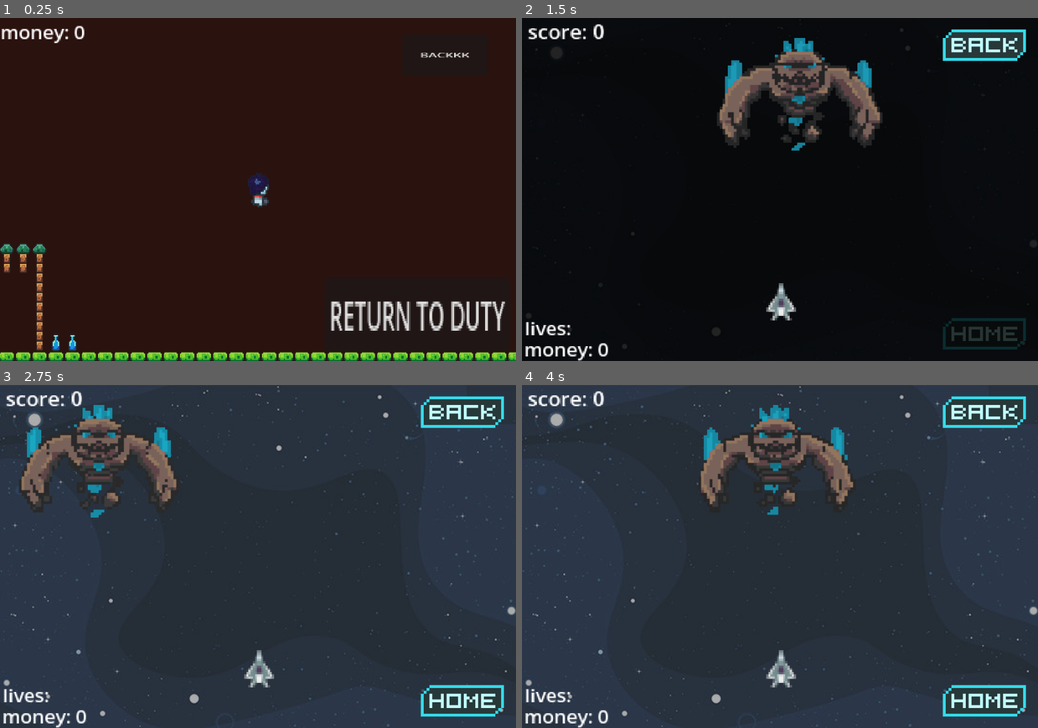
Above: before the commit, frames 1-4 (two rows, left to right).
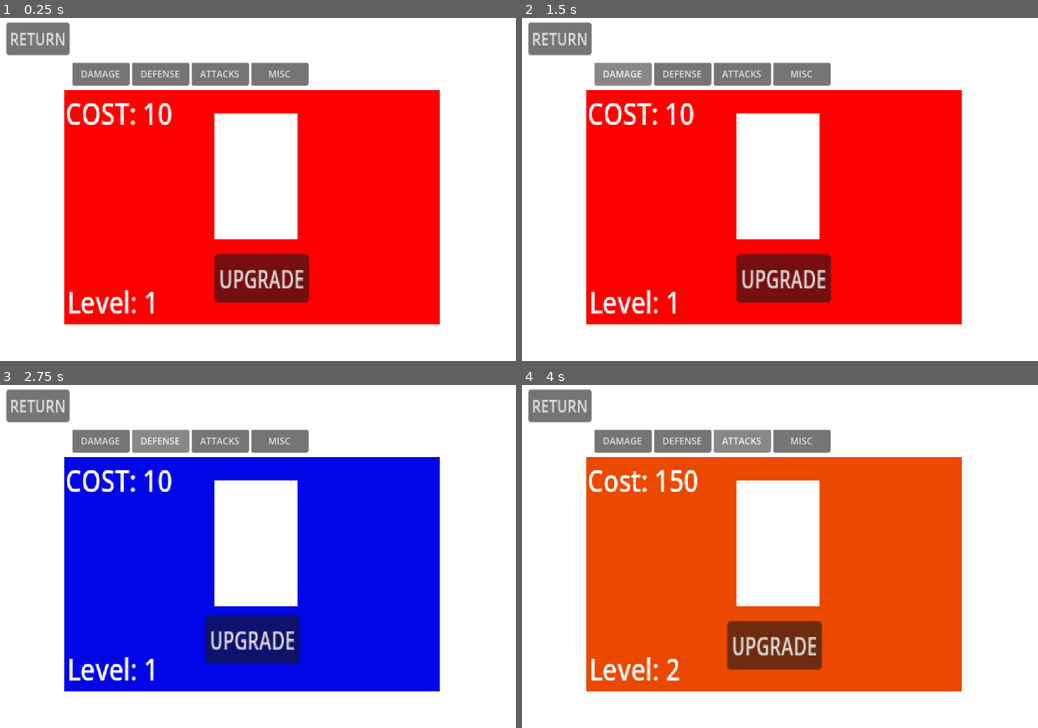
Above: after the commit, the same moments.

Repository: williamhoangbossman/bad-guys-space-shooters
Game: Godot game, scene res://scenes/UIScenes/Menus/upgrade_menu.tscn
Same seed, same stepped clock (60 frames per second), same inputs: the game is played once before the commit and once after it. Before the commit the project starts from res://scenes/MainScenes/PlatformerWorld.tscn.
Inputs (mouse positions are in pixels of both pictures, inside the frame that each line leads up to):
- Up to frame 1 (0.25 s): no input
- Up to frame 2 (1.5 s): click (939, 316) at 0.5 s, where only the run before the commit has a clickable "RETURN TO DUTY"; click (625, 72) at 1.25 s, where only the run after the commit has a clickable "DAMAGE"
- Up to frame 3 (2.75 s): click (159, 439) at 2 s, where only the run after the commit has a clickable "DEFENSE"
- Up to frame 4 (4 s): click (780, 642) at 2.75 s, where only the run after the commit has a clickable "UPGRADE"; click (743, 439) at 3.5 s, where only the run after the commit has a clickable "ATTACKS"

The runs differ from the first frame. In frame 1, 100% of the frame differs, in the area x 0-100%, y 0-100%; in frame 2, 100%; in frame 3, 100%; in frame 4, 100%.

Commit message:
upgradeSystem

Diff:
--- a/Resources/Difficulty/DifficultyData.gd
+++ b/Resources/Difficulty/DifficultyData.gd
@@ -10,7 +10,7 @@
 @export var bullet_freq_max: float = 3.0
 
 @export_category("Player Settings")
-@export var player_max_lives: int = 3
+@export var playerLivesMultiplier: float = 1
 @export var playerBulletSpeedMultiplier: float = 1
 
 @export_category("Economy")
--- a/Resources/Difficulty/Easy.tres
+++ b/Resources/Difficulty/Easy.tres
@@ -5,7 +5,6 @@
 [resource]
 script = ExtResource("1_w2co7")
 enemyMoveSpeedMultiplier = 0.8
-enemyMaxHPMultiplier = 1
-player_max_lives = 5
+playerLivesMultiplier = 1.5
 playerBulletSpeedMultiplier = 1.3
 money_multiplier = 1.5
--- a/Resources/Difficulty/Hard.tres
+++ b/Resources/Difficulty/Hard.tres
@@ -8,6 +8,6 @@
 enemyMaxHPMultiplier = 2
 bullet_freq_min = 0.04
 bullet_freq_max = 0.4
-player_max_lives = 2
+playerLivesMultiplier = 0.6
 playerBulletSpeedMultiplier = 7.5
 money_multiplier = 0.8
--- a/Resources/Enemies/enemyStats.gd
+++ b/Resources/Enemies/enemyStats.gd
@@ -7,6 +7,6 @@
 @export var moveSpeed: float = 200
 @export var spriteFrames: SpriteFrames
 
-@export var BulletSpeed: float = 4
+@export var BulletSpeed: float = 50
 @export var BulletFrequencyMin = 0.05
 @export var BulletFrequencyMax = 4
--- a/Resources/Enemies/golemStats.tres
+++ b/Resources/Enemies/golemStats.tres
@@ -70,6 +70,5 @@
 [resource]
 script = ExtResource("1_gxsss")
 name = "GolemMonster"
-moveSpeed = 250
 spriteFrames = SubResource("SpriteFrames_t2ei0")
 metadata/_custom_type_script = "uid://cvo0tw35ftpjg"
--- /dev/null
+++ b/Resources/Upgrades/Upgrades.tres
@@ -0,0 +1,6 @@
+[gd_resource type="Resource" script_class="UpgradesData" format=3 uid="uid://dqi57ynakuwtk"]
+
+[ext_resource type="Script" uid="uid://bcwaci0qieck2" path="res://Resources/Upgrades/UpgradesResource.gd" id="1_sy2pn"]
+
+[resource]
+script = ExtResource("1_sy2pn")
--- /dev/null
+++ b/Resources/Upgrades/UpgradesResource.gd
@@ -0,0 +1,8 @@
+extends Resource
+class_name UpgradesData
+
+@export var healthLevel: int = 1
+@export var bulletSpeedLevel: int = 1
+@export var damageLevel: int = 1
+
+@export var attackLevel: int = 1
--- a/project.godot
+++ b/project.godot
@@ -11,7 +11,7 @@
 [application]
 
 config/name="BadGuysSpaceShooters"
-run/main_scene="uid://chf2ovkhl8in6"
+run/main_scene="uid://cksu53uhsyda8"
 config/features=PackedStringArray("4.7", "GL Compatibility")
 config/icon="res://icon.svg"
 
--- a/scenes/CharacterScenes/enemy.tscn
+++ b/scenes/CharacterScenes/enemy.tscn
@@ -35,8 +35,9 @@
 [node name="LeftRayCast" type="RayCast2D" parent="." unique_id=970435443]
 target_position = Vector2(-150, 0)
 
-[node name="shootTimer" type="Timer" parent="." unique_id=234624325]
-
 [node name="AnimatedSprite2D" type="AnimatedSprite2D" parent="." unique_id=269256957]
 
+[node name="ShotTimer" type="Timer" parent="." unique_id=1160295280]
+
 [connection signal="body_entered" from="." to="." method="_on_body_entered"]
+[connection signal="timeout" from="ShotTimer" to="." method="_on_shot_timer_timeout"]
--- a/scenes/MainScenes/Game.tscn
+++ b/scenes/MainScenes/Game.tscn
@@ -25,9 +25,6 @@
 script = ExtResource("1_l0e6y")
 playerData = ExtResource("2_kx3nx")
 enemyData = ExtResource("3_rco02")
-
-[node name="CharacterBody2D" parent="." unique_id=1347624096 instance=ExtResource("1_ibkli")]
-position = Vector2(452, 496)
 
 [node name="EnemyContainer" type="Node2D" parent="." unique_id=576528690]
 
@@ -101,8 +98,13 @@
 
 [node name="HUD" parent="." unique_id=1063632305 instance=ExtResource("6_t6ftk")]
 
-[node name="waveManager" type="Node" parent="." unique_id=1142585231]
+[node name="Player" parent="." unique_id=1347624096 instance=ExtResource("1_ibkli")]
+position = Vector2(452, 496)
+
+[node name="waveManager" type="Node" parent="." unique_id=1142585231 node_paths=PackedStringArray("player", "HUD")]
 script = ExtResource("11_rco02")
+player = NodePath("../Player")
+HUD = NodePath("../HUD")
 golemData = ExtResource("3_rco02")
 eyeballMonsterData = ExtResource("12_83ac0")
 enemyScene = ExtResource("3_78awf")
--- a/scenes/UIScenes/Menus/upgrade_menu.tscn
+++ b/scenes/UIScenes/Menus/upgrade_menu.tscn
@@ -1,10 +1,12 @@
 [gd_scene format=3 uid="uid://cksu53uhsyda8"]
 
 [ext_resource type="Script" uid="uid://bhq4dburvuv1v" path="res://scripts/UIScripts/MenusScripts/upgradeMenu.gd" id="1_7nlu7"]
+[ext_resource type="Resource" uid="uid://dqi57ynakuwtk" path="res://Resources/Upgrades/Upgrades.tres" id="2_jsb2q"]
 
 [node name="UpgradeMenu" type="CanvasLayer" unique_id=677118975]
 process_mode = 3
 script = ExtResource("1_7nlu7")
+upgradesData = ExtResource("2_jsb2q")
 
 [node name="ColorRect" type="ColorRect" parent="." unique_id=820130901]
 anchors_preset = 15
@@ -56,7 +58,6 @@
 text = "UPGRADE"
 
 [node name="DefenseTab" type="Control" parent="." unique_id=707159438]
-visible = false
 layout_mode = 3
 anchors_preset = 0
 offset_left = 112.00001
@@ -181,4 +182,27 @@
 layout_mode = 2
 text = "MISC"
 
+[node name="CostLabel" type="Label" parent="." unique_id=614023336]
+offset_left = 114.0
+offset_top = 129.0
+offset_right = 249.0
+offset_bottom = 174.0
+scale = Vector2(1.3773228, 1.6726032)
+theme_override_font_sizes/font_size = 32
+text = "COST: 10"
+
+[node name="LevelsLabel" type="Label" parent="." unique_id=51079365]
+offset_left = 117.0
+offset_top = 459.0
+offset_right = 233.0
+offset_bottom = 504.0
+scale = Vector2(1.3773228, 1.6726032)
+theme_override_font_sizes/font_size = 32
+text = "Level: 1"
+
 [connection signal="pressed" from="backButton" to="." method="_on_back_button_pressed"]
+[connection signal="pressed" from="DefenseTab/DefenseUpgradeButton" to="." method="_on_defense_upgrade_button_pressed"]
+[connection signal="pressed" from="ButtonsTabContainer/DamageUpgradesTab" to="." method="_on_damage_upgrades_tab_pressed"]
+[connection signal="pressed" from="ButtonsTabContainer/DefenseUpgradesTab" to="." method="_on_defense_upgrades_tab_pressed"]
+[connection signal="pressed" from="ButtonsTabContainer/AttacksUpgradeTab" to="." method="_on_attacks_upgrade_tab_pressed"]
+[connection signal="pressed" from="ButtonsTabContainer/MiscUpgradesTab" to="." method="_on_misc_upgrades_tab_pressed"]
--- a/scenes/UIScenes/OnscreenElements/hud.tscn
+++ b/scenes/UIScenes/OnscreenElements/hud.tscn
@@ -1,10 +1,12 @@
 [gd_scene format=3 uid="uid://q2ywaaslli0u"]
 
 [ext_resource type="Script" uid="uid://kg7vh3065ukp" path="res://scripts/UIScripts/OnscreenElementsScripts/HUD.gd" id="1_q8te5"]
+[ext_resource type="Resource" uid="uid://dvdqqk3kdfpka" path="res://Resources/Player/playerStats.tres" id="2_actk5"]
 
 [node name="HUD" type="CanvasLayer" unique_id=1063632305]
 process_mode = 3
 script = ExtResource("1_q8te5")
+playerData = ExtResource("2_actk5")
 
 [node name="Control" type="Control" parent="." unique_id=2034880923]
 process_mode = 3
--- a/scripts/CharScripts/CharacterScripts/character.gd
+++ b/scripts/CharScripts/CharacterScripts/character.gd
@@ -1,13 +1,37 @@
 extends CharacterBody2D
 
 @export var playerData: playerStats
+
 @onready var playersprite = $AnimatedSprite2D
 const  BulletScene = preload("res://scenes/Misc/bullet.tscn")
+
+var maxHealth: int
+var currentHealth: int
 
 const SPEED = 300.0
 const JUMP_VELOCITY = -400.0
 
 var timer = 0
+
+func apply_all_stats(config: DifficultyData) -> void:
+	var baseHP = playerData.maxHealthPoints * config.playerMaxHPMultiplier
+	var hpBonus = (GameManager.health_level - 1) * 20
+
+	maxHealth = int(baseHP + hpBonus)
+	currentHealth = maxHealth
+
+func setupDifficulty(config: DifficultyData) -> void:
+	maxHealth = int(playerData.maxLifeCount * config.playerLivesMultiplier)
+	currentHealth = maxHealth
+
+	print("Player has ", currentHealth, "/", maxHealth, " HP" )
+
+func takeDamage(amount: int) -> void: #HANDLES THE DMG + DYING
+	currentHealth -= amount
+
+	#CHANGE HEALTH/LIVES COUNTER (IN FUTURE WE CAN ADD LIVES TO OUR COUNTER)
+	if currentHealth <= 0:
+		UiManager.openDeathScreen()
 
 func _physics_process(delta: float) -> void:
 	# Add the gravity.
--- a/scripts/CharScripts/EnemyScripts/enemy.gd
+++ b/scripts/CharScripts/EnemyScripts/enemy.gd
@@ -4,12 +4,12 @@
 
 @onready var enemyCharacter = $"."
 
-@onready var shootTimer = $shootTimer
+@onready var shotTimer = $ShotTimer
 @onready var rightRayCast = $RightRayCast
 @onready var leftRayCast = $LeftRayCast
 @onready var animatedSprite = $AnimatedSprite2D
 
-const enemyBulletPreload = preload("res://scenes/Misc/enemyBullet.tscn")
+const enemyBulletScene = preload("res://scenes/Misc/enemyBullet.tscn")
 const damageIndicatorScene = preload("res://scenes/UIScenes/OnscreenElements/damage_indicator.tscn")
 
 var direction: int # can choose pickrandom func if want
@@ -18,52 +18,61 @@
 var maxHealthPoints: int
 var currentHealth: int
 
+var minFreq: float
+var maxFreq: float
+var bulletSpeed: float
+
+var enemyData: enemyStats
 
 func setUp(data: enemyStats, config: DifficultyData, waveHPMultiplier: float) -> void:
+
 	var baseHP = data.maxHealthPoints * config.enemyMaxHPMultiplier
 	maxHealthPoints = int(baseHP * waveHPMultiplier)
 	currentHealth = maxHealthPoints
 
 	moveSpeed = data.moveSpeed * config.enemyMoveSpeedMultiplier
+	bulletSpeed = data.BulletSpeed * config.enemyMoveSpeedMultiplier # CHANGE TO BULLETSPEED LATER
+	minFreq = data.BulletFrequencyMin * config.bullet_freq_min
+	maxFreq = data.BulletFrequencyMax * config.bullet_freq_max
 
 	animatedSprite.sprite_frames = data.spriteFrames
 	animatedSprite.play("default")
 
 	direction = chooseDirection(-1, 1)
-	print("YESSSSSS")
-	print(currentHealth)
+
+	enemyData = data
+
+	startShotTimer()
+
+func spawnBullet(data: enemyStats) -> void:
+	var enemyBullet = enemyBulletScene.instantiate()
+	get_tree().current_scene.add_child(enemyBullet)
+
+	enemyBullet.global_position.x = enemyCharacter.global_position.x
+	enemyBullet.global_position.y = enemyCharacter.global_position.y + enemyCharacter.global_position.y / 2
+	enemyBullet.setupBullet(bulletSpeed)
+
+func startShotTimer() -> void:
+	shotTimer.wait_time = randf_range(minFreq, maxFreq)
+	shotTimer.start()
 
 func _ready() -> void:
-	shootTimer.wait_time = randf_range(stats.BulletFrequencyMin, stats.BulletFrequencyMax)
-	shootTimer.start()
+	pass
 
 func take_damage(amount: int):
 	spawnDamageIndicator(amount)
 	currentHealth -= amount
 	EconomyManager.currentMoney += EconomyManager.moneyMultiplier * 1
 
-
 	if currentHealth <= 0:
 		die()
-
-func spawnBullet() -> void:
-	var enemyBullet = enemyBulletPreload.instantiate()
-	add_child(enemyBullet)
-	enemyBullet.global_position.x = enemyCharacter.global_position.x
-	enemyBullet.global_position.y = enemyCharacter.global_position.y + enemyCharacter.position.y / 2
 
 func die():
 	GameManager.currentScore += 1 * GameManager.scoreMultiplier
 	queue_free()
 
-func _on_shoot_timer_timeout() -> void:
-	spawnBullet()
-
-	shootTimer.wait_time = randf_range(stats.BulletFrequencyMin, stats.BulletFrequencyMax)
-	shootTimer.start()
-
 func _physics_process(delta: float) -> void:
-	$".".position.x += moveSpeed * direction * delta
+	position.x += moveSpeed * direction * delta
 
 	if rightRayCast.is_colliding() and direction == 1:
 		direction = -1
@@ -76,7 +85,10 @@
 	get_tree().current_scene.add_child(damageIndicator)
 	damageIndicator.setup(damageAmount, global_position)
 
-
 func chooseDirection(firstValue: int, secondValue: int):
 		var chosenvalue = firstValue if randf() < 0.5 else secondValue
 		return chosenvalue
+
+func _on_shot_timer_timeout() -> void:
+	spawnBullet(enemyData)
+	startShotTimer()
--- a/scripts/MainScripts/ManagerScripts/EconomyManager.gd
+++ b/scripts/MainScripts/ManagerScripts/EconomyManager.gd
@@ -1,6 +1,6 @@
 extends Node
 
-var currentMoney: float = 0
+var currentMoney: float = 100000
 var moneyMultiplier: float = 1
 
 # Called when the node enters the scene tree for the first time.
--- a/scripts/MainScripts/ManagerScripts/GameManager.gd
+++ b/scripts/MainScripts/ManagerScripts/GameManager.gd
@@ -16,6 +16,23 @@
 #var enemyBulletFrequencyMin = 0.05
 #var enemyBulletFrequencyMax = 4
 
+var healthLevel: int = 1
+var damageLevel: int = 1
+var bulletSpeedLevel: int = 1
+
+const baseCost: int = 100
+const costMultiplier: float = 1.5
+
+func getUpgradeCost(currentLevel: int) -> int:
+	return int(baseCost * pow(costMultiplier, currentLevel - 1))
+
+func buyHealthUpgrade() -> bool:
+	var cost = getUpgradeCost(healthLevel)
+	if EconomyManager.currentMoney >= cost:
+		EconomyManager.currentMoney -= cost
+		healthLevel += 1
+		return true
+	return false
 
 func _ready() -> void:
 	pass
--- a/scripts/MainScripts/ManagerScripts/waveManager.gd
+++ b/scripts/MainScripts/ManagerScripts/waveManager.gd
@@ -1,4 +1,7 @@
 extends Node
+
+@export var player : CharacterBody2D
+@export var HUD: CanvasLayer
 
 @export var golemData: enemyStats
 @export var eyeballMonsterData: enemyStats
@@ -21,6 +24,10 @@
 	currentConfig = getCurrentDifficultyConfig()
 	applyDifficulty(currentConfig)
 	spawnEnemy()
+	HUD.setupHUD(currentConfig)
+
+	if player != null:
+		player.setupDifficulty(currentConfig)
 
 func getCurrentDifficultyConfig() -> DifficultyData:
 	match  GameManager.currentDifficulty:
--- a/scripts/MiscItemsScripts/enemyBulletScript.gd
+++ b/scripts/MiscItemsScripts/enemyBulletScript.gd
@@ -1,23 +1,22 @@
 extends Area2D
 
 @onready var bullet = $"."
-var gay = 1
+
+var bulletSpeed: float
+var EnemyData: enemyStats
 
 func _ready() -> void:
 	bullet.top_level = true
 
 func _physics_process(delta: float) -> void:
-	bullet.position.y += GameManager.enemyBulletSpeed
+		bullet.position.y += bulletSpeed * delta
 
+func setupBullet(speed: float) -> void:
+	bulletSpeed = speed
 
 func _on_body_entered(body: Node2D) -> void:
 	if body.is_in_group("playerShip"):
-		GameManager.currentLiveCount -= 1
-		queue_free.call_deferred()
+		if body.has_method("takeDamage"):
+			body.takeDamage(1)
 
-		if GameManager.currentLiveCount <= 0:
-			UiManager.openDeathScreen()
-			#get_tree().change_scene_to_file.call_deferred(
-			#"res://scenes/MainScenes/StartScreen.tscn")
-		else:
-			queue_free.call_deferred()
+			queue_free()
--- a/scripts/UIScripts/GameplayScripts/deathScreenScript.gd
+++ b/scripts/UIScripts/GameplayScripts/deathScreenScript.gd
@@ -4,6 +4,5 @@
 func _on_return_button_pressed() -> void:
 	UiManager.closeCurrentUI()
 
-	GameManager.currentLiveCount = GameManager.maxLiveCount
 
 	get_tree().change_scene_to_file("res://scenes/MainScenes/StartScreen.tscn")
--- a/scripts/UIScripts/MenusScripts/upgradeMenu.gd
+++ b/scripts/UIScripts/MenusScripts/upgradeMenu.gd
@@ -1,15 +1,52 @@
 extends CanvasLayer
 
-@onready var upgradeMenu = $"."
+@export var upgradesData: UpgradesData
+
+@onready var costLabel = $CostLabel
+@onready var levelLabel = $LevelsLabel
 @onready var closeButton = $backButton
-# Called when the node enters the scene tree for the first time.
+
+@onready var damageTab = $DamageTab
+@onready var defenseTab = $DefenseTab
+@onready var attacksTab = $AttacksTab
+@onready var miscTab = $MiscTab
+
+@onready var allTabs: Array[Control] = [damageTab, defenseTab, attacksTab, miscTab]
+
 func _ready() -> void:
-	pass
+	switchTab(damageTab)
 
-# Called every frame. 'delta' is the elapsed time since the previous frame.
-func _process(delta: float) -> void:
-	pass
+func updateUpgradeUI() -> void:
+	costLabel.text = "Cost: " + str(GameManager.getUpgradeCost(GameManager.healthLevel))
+	levelLabel.text = "Level: " + str(GameManager.healthLevel)
 
+
+func switchTab(currentTab) -> void:
+	for children in allTabs:
+		children.visible = false
+
+	currentTab.visible = true
 
 func _on_back_button_pressed() -> void:
 	UiManager.closeCurrentUI()
+
+func _on_damage_upgrades_tab_pressed() -> void:
+	switchTab(damageTab)
+
+func _on_defense_upgrades_tab_pressed() -> void:
+	switchTab(defenseTab)
+
+func _on_attacks_upgrade_tab_pressed() -> void:
+	switchTab(attacksTab)
+
+func _on_misc_upgrades_tab_pressed() -> void:
+	switchTab(miscTab)
+
+
+func _on_defense_upgrade_button_pressed() -> void:
+	print("WEOKFBNIQWJEOBNF")
+	if GameManager.buyHealthUpgrade():
+		print("NAIODNQ")
+		updateUpgradeUI()
+
+		#HUD CHANGE HERE
--- a/scripts/UIScripts/OnscreenElementsScripts/HUD.gd
+++ b/scripts/UIScripts/OnscreenElementsScripts/HUD.gd
@@ -1,24 +1,24 @@
 extends CanvasLayer
+
+@export var playerData: playerStats
 
 @onready var moneylabel = $Control/moneyLabel
 @onready var scoreLabel = $Control/scoreLabel
 @onready var liveCountLabel = $Control/liveCountLabel
 
-# Called when the node enters the scene tree for the first time.
+var livesForLiveCountLabel: int
+
 func _ready() -> void:
-	#Signals.game_continue.connect(_on_continue)
-	#Signals.game_back.connect(_on_back)
-	pass # Replace with function body.
+	pass
 
-
-# Called every frame. 'delta' is the elapsed time since the previous frame.
 func _process(delta: float) -> void:
 	moneylabel.text = "money: %d" % EconomyManager.currentMoney
 	scoreLabel.text = "score: %d" % GameManager.currentScore
-	#liveCountLabel.text = "lives: %d" % GameManager.currentLiveCount
 
-#func _on_continue():
-	#visible = true
+	liveCountLabel.text = "lives: %d" % livesForLiveCountLabel
 
-#func _on_back():
-#	visible = false
+func setupHUD(config: DifficultyData) -> void:
+	livesForLiveCountLabel = config.playerLivesMultiplier * playerData.maxLifeCount
+	liveCountLabel.text = "lives: %d" % int(livesForLiveCountLabel)
+
+#func updateHUD -- MAKE IT A SIGNAL
Not shown, added: Resources/Upgrades/UpgradesResource.gd.uid
